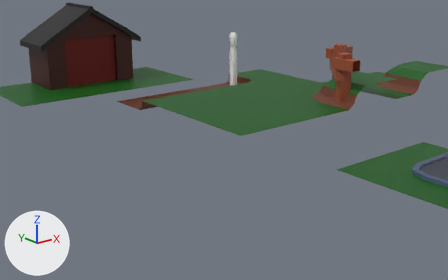
The Blender file Art/Tiles/Tiles.blend, before and after one commit.
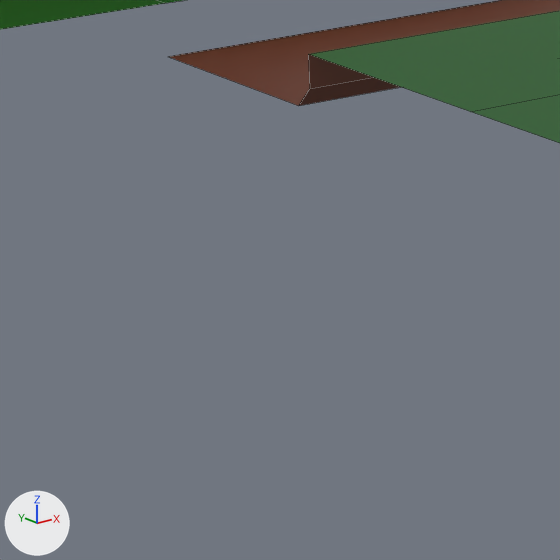
There are two pictures of each version: one from a 50 mm lens placed at (-3.064, -3.615, 1.446), pointed at (-0.493, -0.401, 0.161), one close up on the part from 19% to 42% of the width and 33% to 68% of the height. Arrows for +X, +Y and +Z are at lower left; the lights stay in place. The close-ups show mesh edges as thin lines.
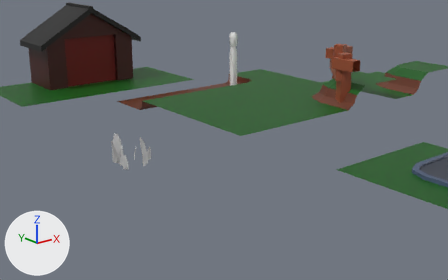
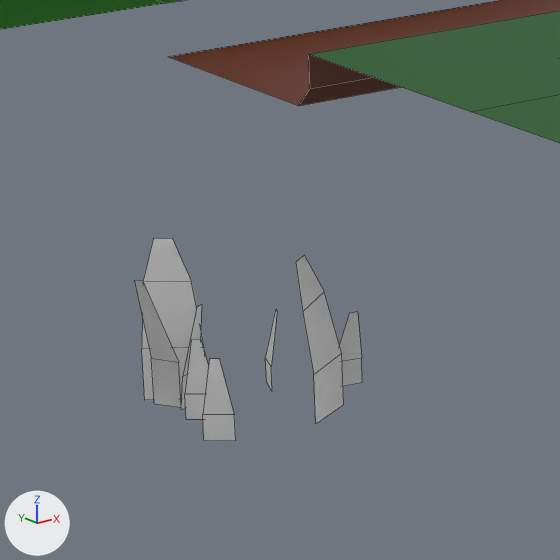
The change, as a list of edits to the scene's bpy script:
```text
Add me_cube_003:
    me_cube_003.from_pydata(...)  # 52 vertices, 18 faces; spans x -0.146..0.142, y -0.129..0.093, z 0.0..0.2
    me_cube_003.polygons.foreach_set('use_smooth', [True] * 18)
Add ob_grass:
    ob_grass = bpy.data.objects.new('grass', me_cube_003)
    ob_grass.location = (-1.0, 0.0, 0.0)
    _m = ob_grass.modifiers.new('Solidify', 'SOLIDIFY')
    _m.thickness = 0.0
    _m.use_rim = False
```

What differs and where, as boxes (x1, y1, x2, y2) in the close-ups (560 x 560 px):
'grass', added
    after: (134, 238, 362, 441)
